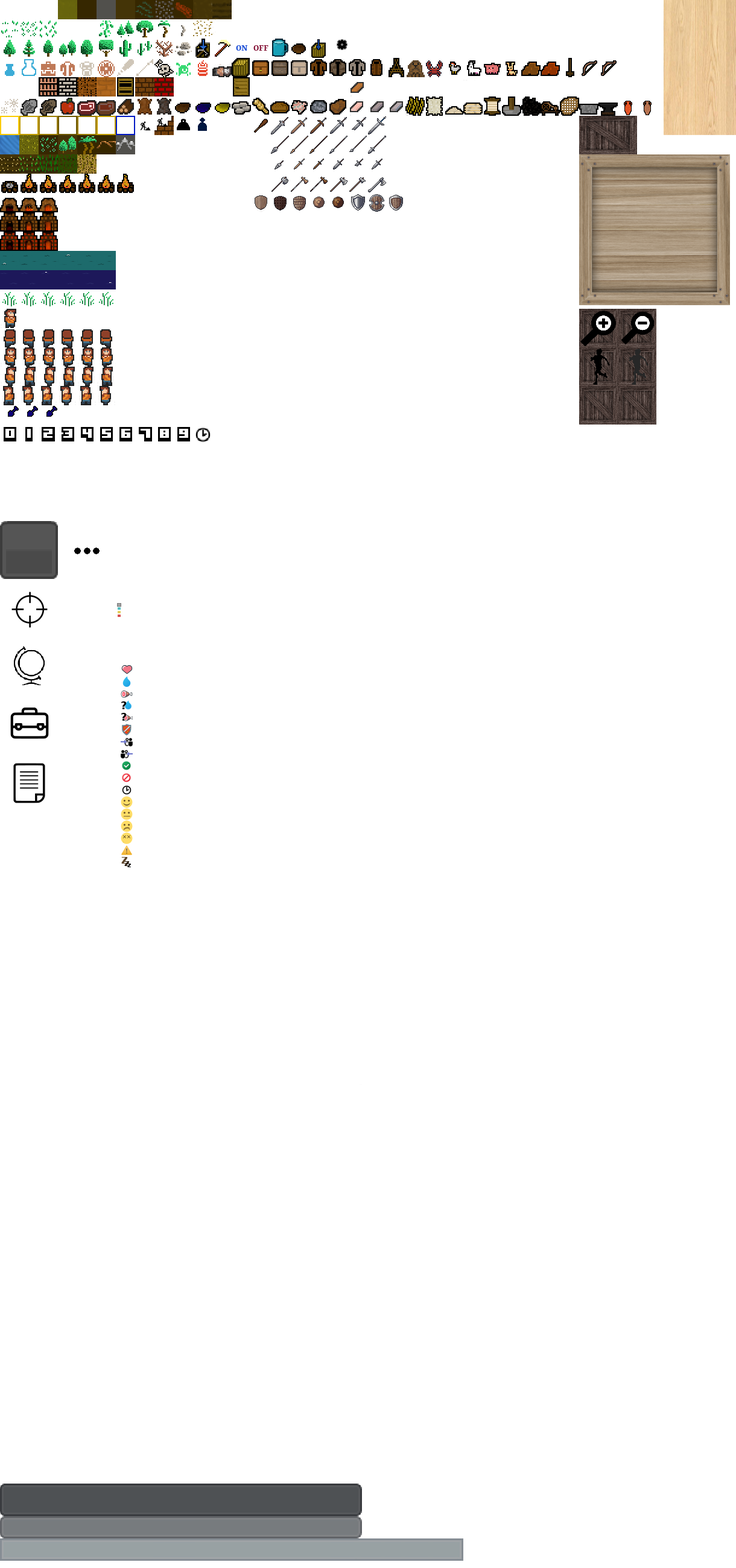
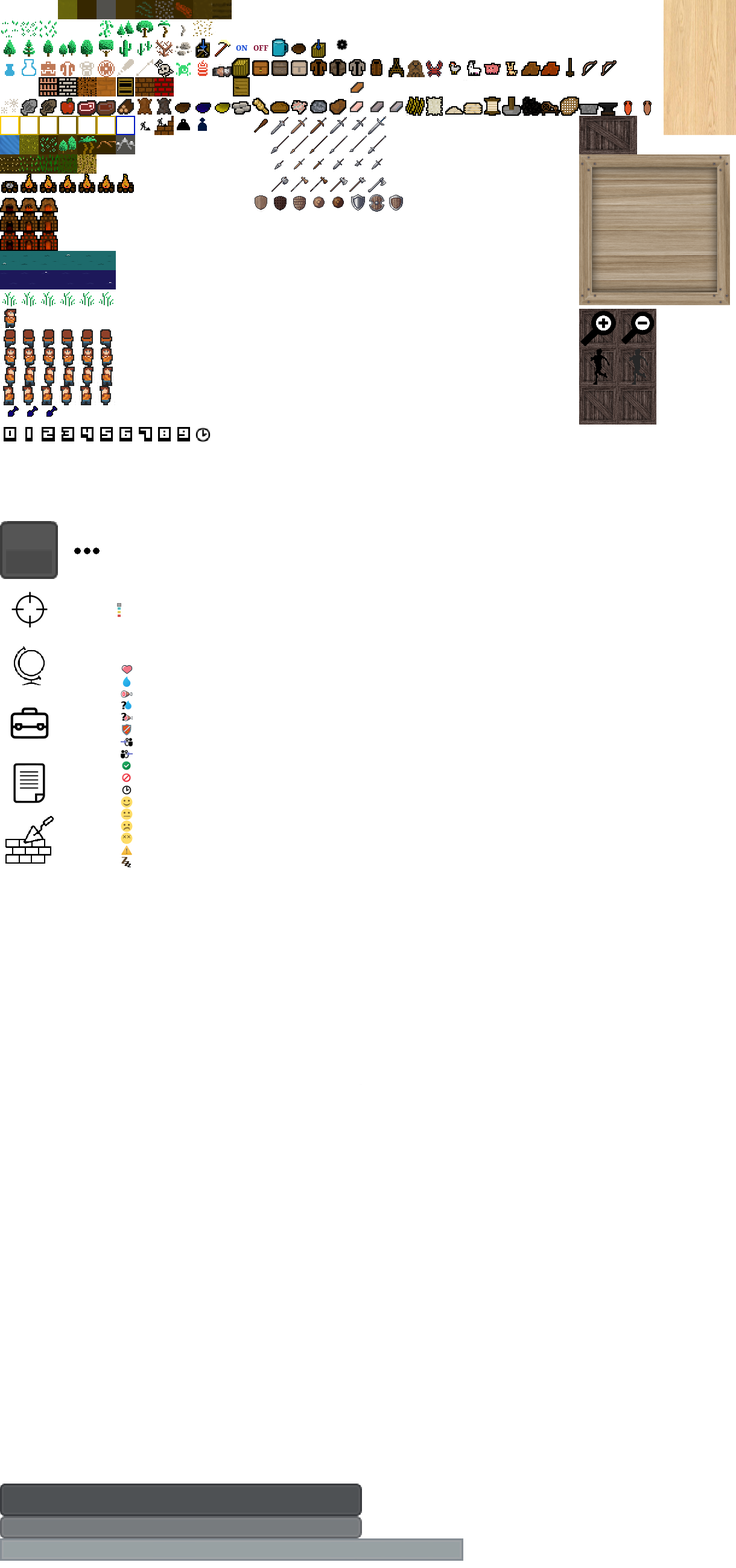
Revision of a layered 736 x 1568 image; what changed, layer by layer:
painted on "graphics.png" over [5, 815, 54, 864]
